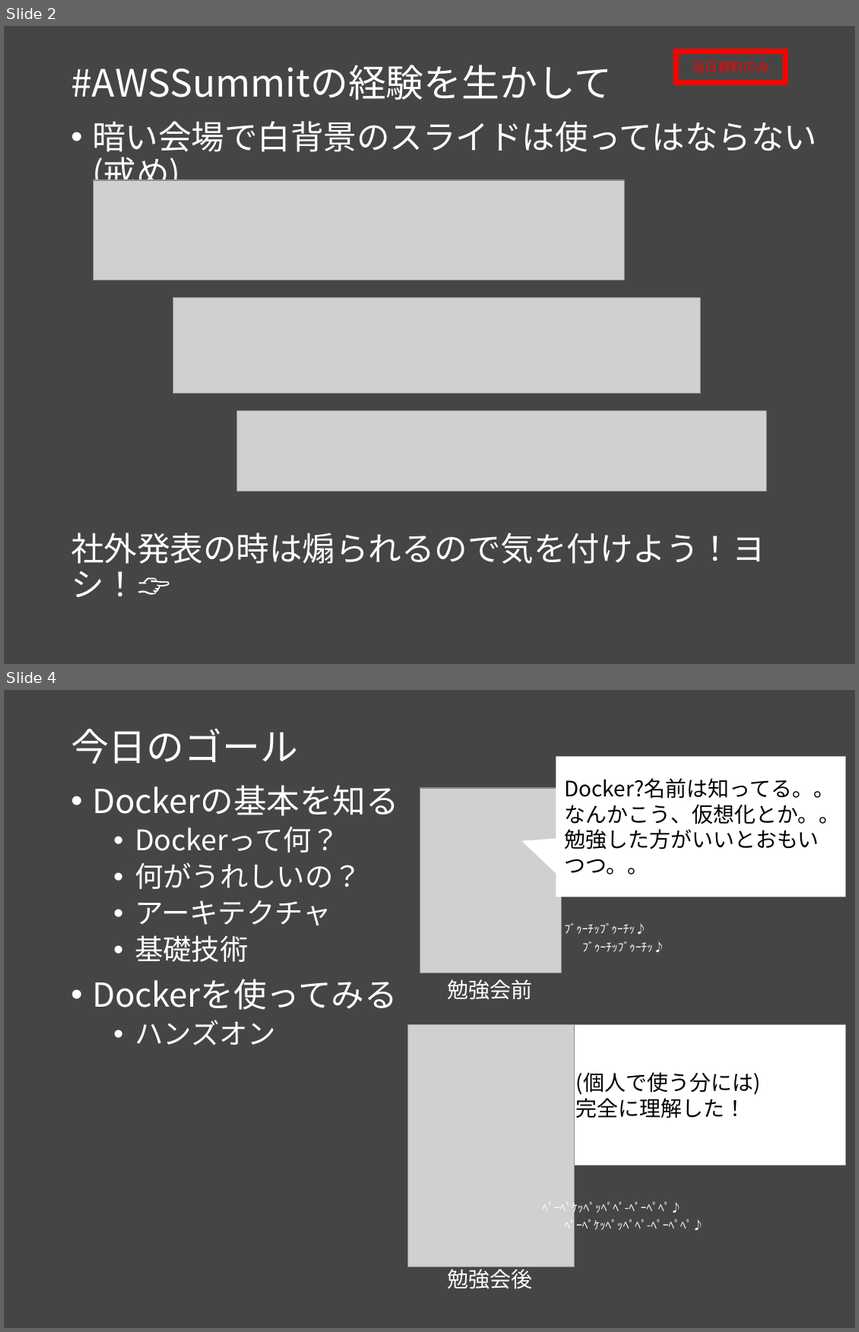
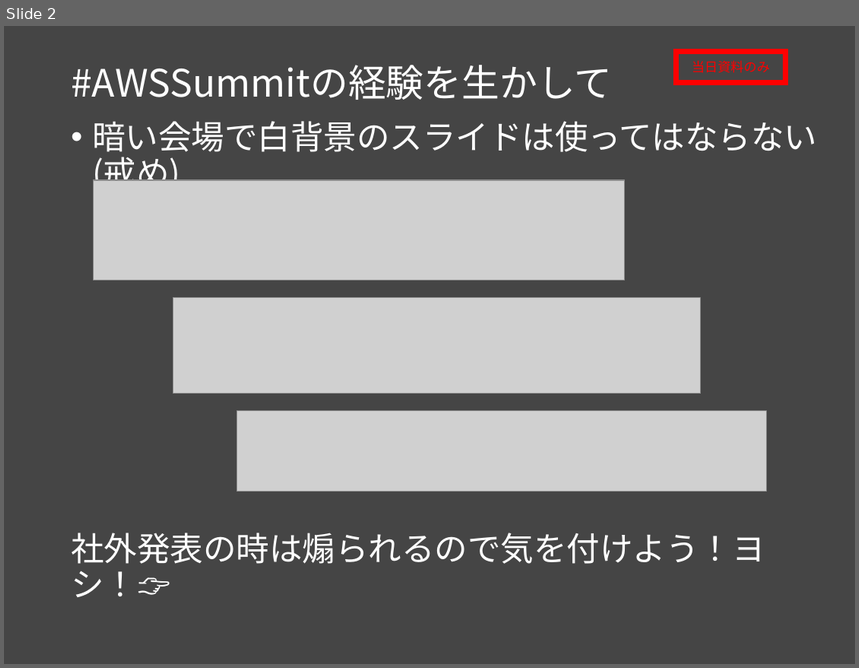
Before and after one commit to msntts/workshop_docker, a slide deck: docker勉強会Vol1.pptx. Shown one above the other, each under a label of ours: slides 2 and 4 before the commit, slide 2 after it; the slides between them are not shown. The pictures are 859x1332 and 859x668 pixels, drawn with LibreOffice and Linux fonts; fonts in the diff are those of the drawing; grey boxes stand for pictures. Boxes give left, top, right and bottom in pixels: in the first picture for what was removed or moved away, otherwise in the second. Text is boxed around its words. In the diff, an @@ line names an element or a change of style, - is before the commit and + after.

Commit message:
Dockerを知る完成

```diff
--- a/docker勉強会Vol1.pptx
+++ b/docker勉強会Vol1.pptx
@@ slide 4 removed at <box>4,690,855,1328</box>, background #454545 @@
@@ title removed at <box>71,728,298,764</box> @@
-今日のゴール
@@ speech box removed at <box>557,756,846,897</box> @@
-Docker?名前は知ってる。。
-なんかこう、仮想化とか。。
-勉強した方がいいとおもいつつ。。
@@ text removed at <box>92,785,399,1046</box> @@
-• Dockerの基本を知る
-  • Dockerって何？
-  • 何がうれしいの？
-  • アーキテクチャ
-  • 基礎技術
-• Dockerを使ってみる
-  • ハンズオン
@@ picture removed at <box>420,788,562,973</box> @@
@@ text removed at <box>565,923,648,934</box> @@
-ﾌﾞｩｰﾁｯﾌﾞｩｰﾁｯ♪
@@ text removed at <box>582,942,665,952</box> @@
-ﾌﾞｩｰﾁｯﾌﾞｩｰﾁｯ♪
@@ text removed at <box>448,980,533,1000</box> @@
-勉強会前
@@ picture removed at <box>408,1024,574,1267</box> @@
@@ speech box removed at <box>567,1024,846,1165</box> @@
-(個人で使う分には)
-完全に理解した！
@@ text removed at <box>542,1201,682,1217</box> @@
-ﾍﾟｰﾍﾟｹｯﾍﾟｯﾍﾟﾍﾟ-ﾍﾟｰﾍﾟﾍﾟ♪
@@ text removed at <box>565,1218,705,1234</box> @@
-ﾍﾟｰﾍﾟｹｯﾍﾟｯﾍﾟﾍﾟ-ﾍﾟｰﾍﾟﾍﾟ♪
@@ text removed at <box>448,1266,533,1290</box> @@
-勉強会後
```
Also in this commit, not shown: 9 slides changed, 6 slides added.
